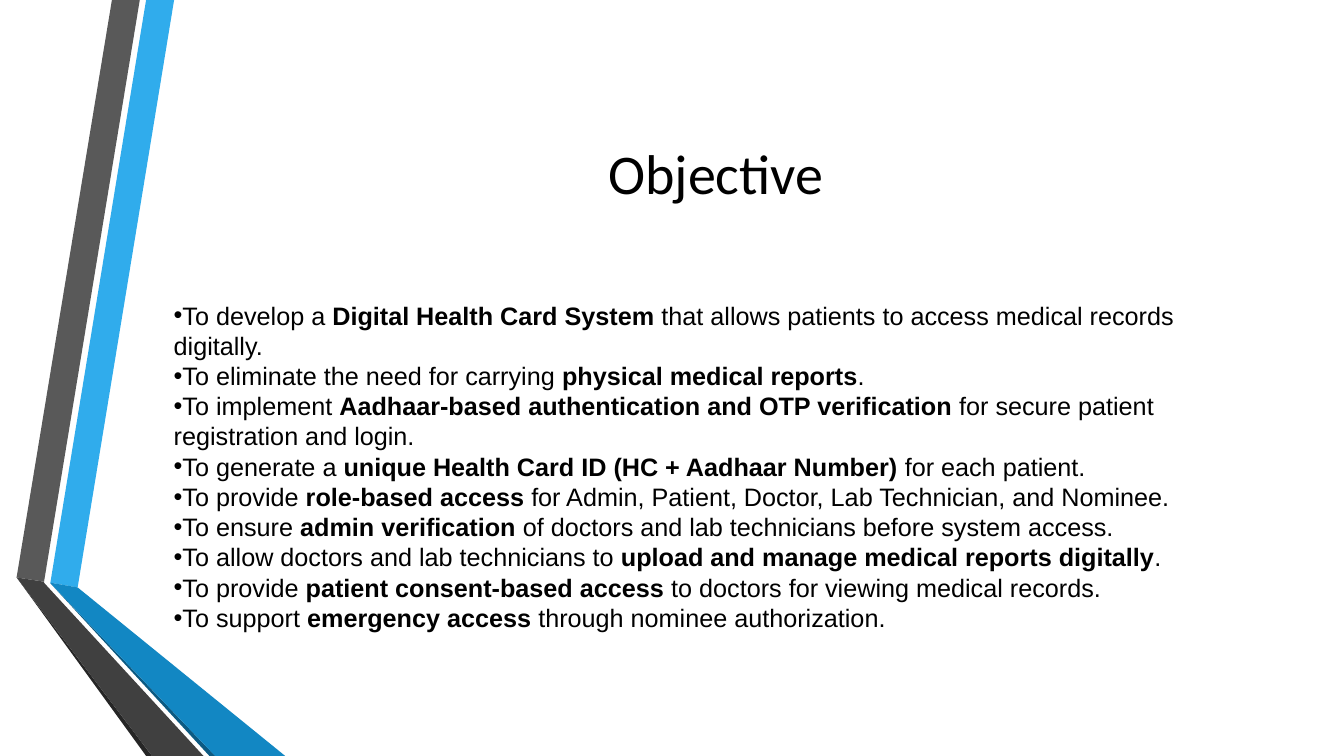
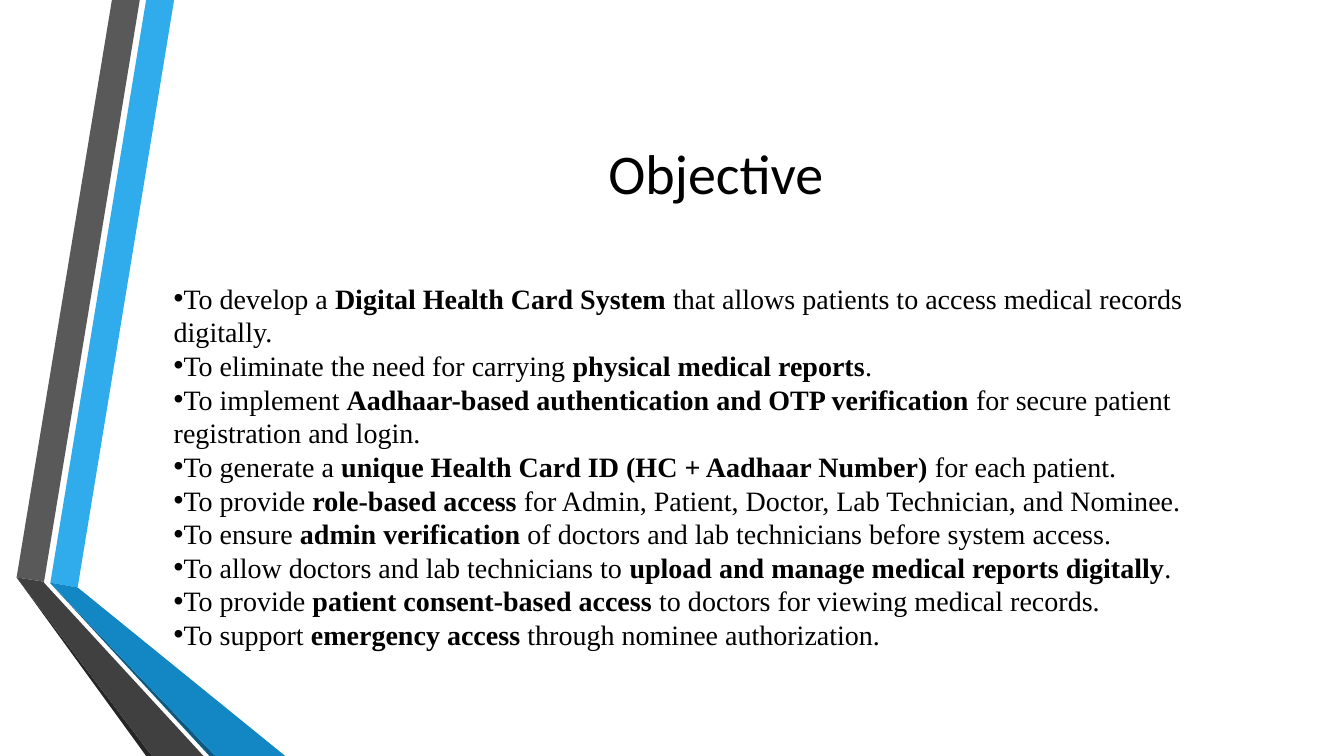
Before and after one commit to kedar3016/DIGITAL_HEALTH_CARD, a slide deck: slide 7 of Digital Health Card.pptx (slide 6 before the commit). Drawn at 1344x756 pixels with LibreOffice and Linux fonts; fonts in the diff are those of the drawing; background and template pictures are left out. Boxes give left, top, right and bottom in pixels: in the first picture for what was removed or moved away, otherwise in the second. Text is boxed around its words. In the diff, an @@ line names an element or a change of style, - is before the commit and + after.

Commit message:
Digital Health Card PPt

```diff
--- a/Digital Health Card.pptx
+++ b/Digital Health Card.pptx
@@ text "To develop a Digital Health ...": place and size @@
-text "To develop a Digital Health ..." at [174, 306, 1174, 633]
+text "To develop a Digital Health ..." at [174, 289, 1181, 651]
@@ text "To develop a Digital Health ..." at [174, 289, 1181, 651]: size 18 to 20 pt, font Arial to Times New Roman @@
```
Also in this commit, not shown: 8 other slides changed, 8 slides added, 1 slide removed.
